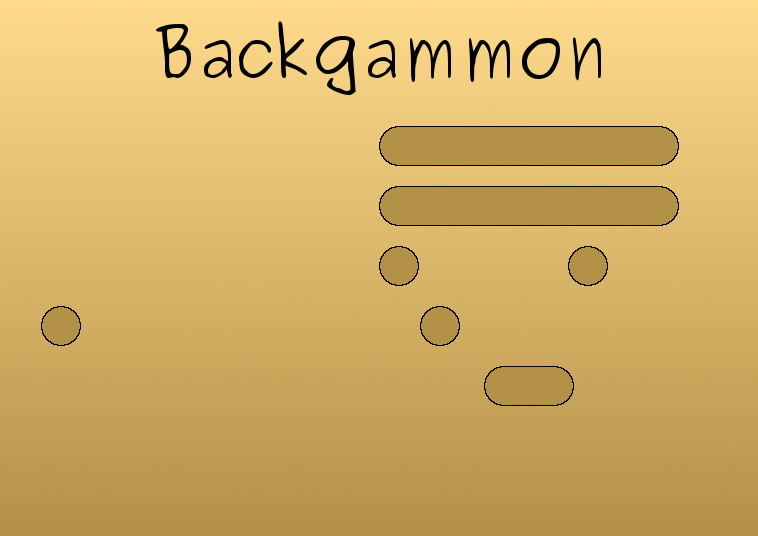
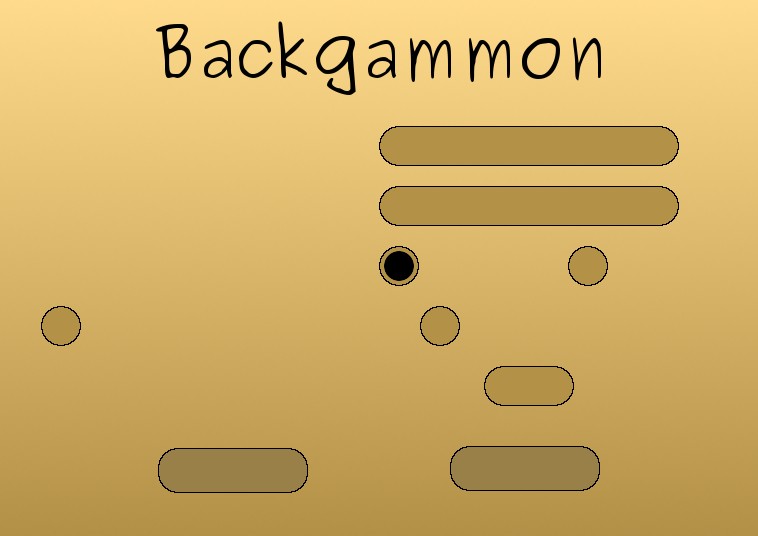
Before/after of a 758×536 layered artwork. What changed in the layer stack:
added layer "selection" above "couleur_noir" over [384, 251, 414, 281]
added layer "bouton2" above "bouton1" over [450, 446, 600, 491]
added layer "bouton1" above "fond" over [158, 448, 308, 493]
